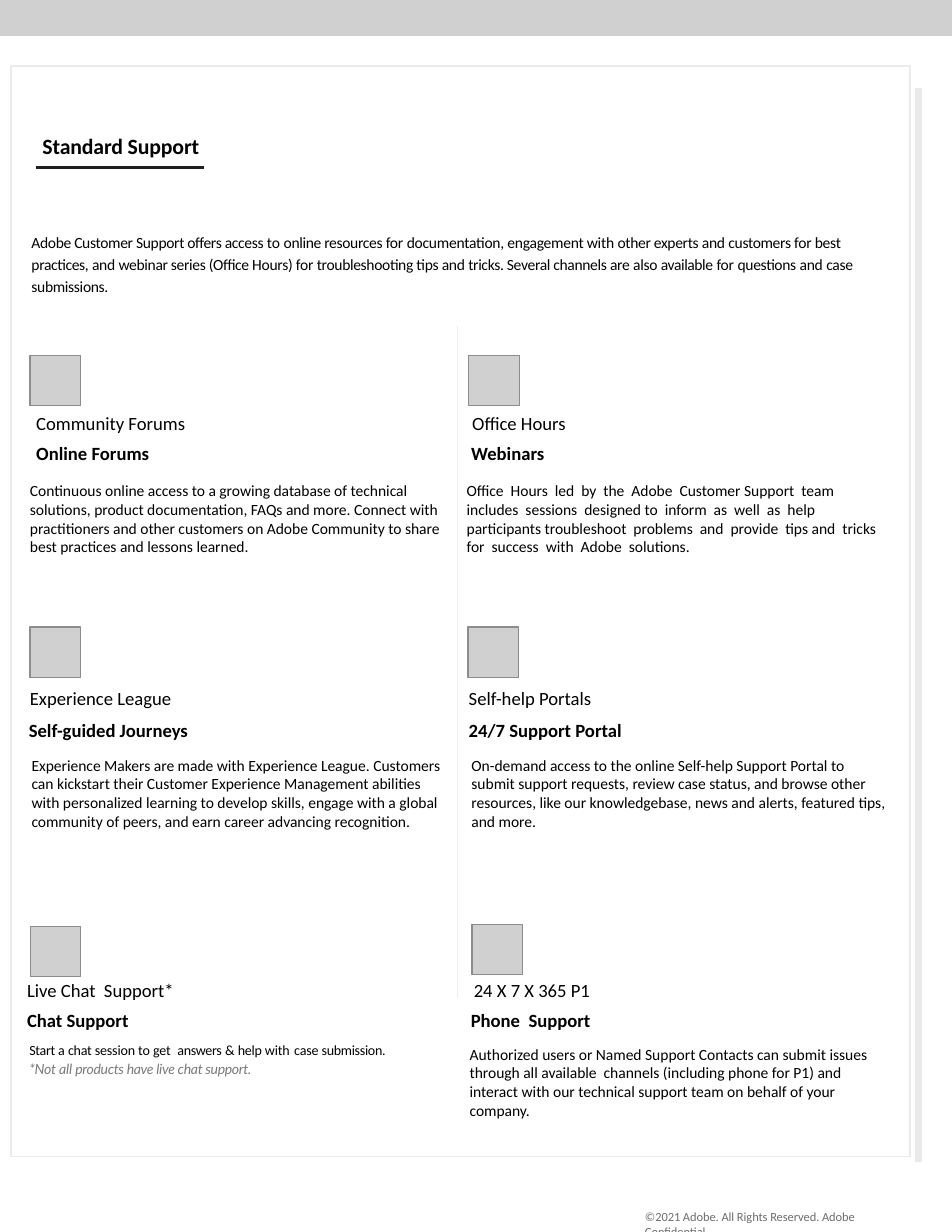
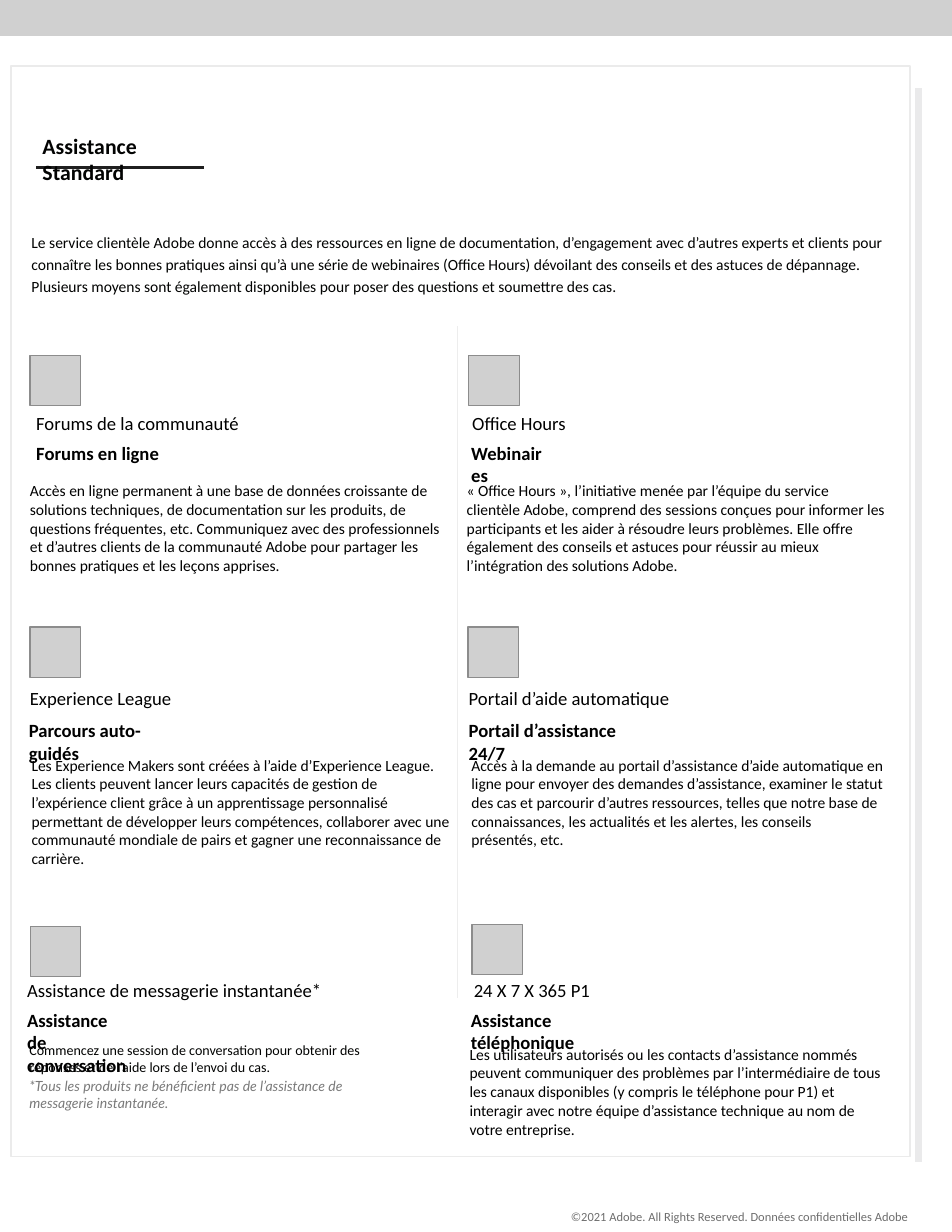
Before and after one commit to AdobeDocs/support-resources.fr-FR, a slide deck: slide 2 of help/data-sheets/assets/StandardSupportDatasheet.pptx. Drawn at 952x1232 pixels with LibreOffice and Linux fonts; fonts in the diff are those of the drawing; grey boxes stand for pictures; background and template pictures are left out. Boxes give left, top, right and bottom in pixels: in the first picture for what was removed or moved away, otherwise in the second. Text is boxed around its words. In the diff, an @@ line names an element or a change of style, - is before the commit and + after.

```diff
--- a/help/data-sheets/assets/StandardSupportDatasheet.pptx
+++ b/help/data-sheets/assets/StandardSupportDatasheet.pptx
@@ text at (42,138,136,180): text changed @@
-Standard Support
+Assistance Standard
@@ text at (31,237,882,295): text changed @@
-Adobe Customer Support offers access to online resources for documentation, engagement with other experts and customers for best practices, and webinar series (Office Hours) for troubleshooting tips and tricks. Several channels are also available for questions and case submissions.
+Le service clientèle Adobe donne accès à des ressources en ligne de documentation, d’engagement avec d’autres experts et clients pour connaître les bonnes pratiques ainsi qu’à une série de webinaires (Office Hours) dévoilant des conseils et des astuces de dépannage. Plusieurs moyens sont également disponibles pour poser des questions et soumettre des cas.
@@ text at (371,259,439,270): text changed @@
-Webinars
+Webinaires
@@ text at (36,417,239,430): text changed @@
-Community Forums
+Forums de la communauté
@@ text at (36,447,159,463): text changed @@
-Online Forums
+Forums en ligne
@@ text at (30,485,439,574): text changed @@
-Continuous online access to a growing database of technical solutions, product documentation, FAQs and more. Connect with practitioners and other customers on Adobe Community to share best practices and lessons learned.
+Accès en ligne permanent à une base de données croissante de solutions techniques, de documentation sur les produits, de questions fréquentes, etc. Communiquez avec des professionnels et d’autres clients de la communauté Adobe pour partager les bonnes pratiques et les leçons apprises.
@@ text at (467,485,884,574): text changed @@
-Office Hours led by the Adobe Customer Support team includes sessions designed to inform as well as help participants troubleshoot problems and provide tips and tricks for success with Adobe solutions.
+« Office Hours », l’initiative menée par l’équipe du service clientèle Adobe, comprend des sessions conçues pour informer les participants et les aider à résoudre leurs problèmes. Elle offre également des conseils et astuces pour réussir au mieux l’intégration des solutions Adobe.
@@ text at (469,692,670,708): text changed @@
-Self-help Portals
+Portail d’aide automatique
@@ text at (29,725,141,765): text changed @@
-Self-guided Journeys
+Parcours auto-guidés
@@ text at (469,723,616,765): text changed @@
-24/7 Support Portal
+Portail d’assistance 24/7
@@ text at (32,757,449,864): text changed @@
-Experience Makers are made with Experience League. Customers can kickstart their Customer Experience Management abilities with personalized learning to develop skills, engage with a global community of peers, and earn career advancing recognition.
+Les Experience Makers sont créées à l’aide d’Experience League. Les clients peuvent lancer leurs capacités de gestion de l’expérience client grâce à un apprentissage personnalisé permettant de développer leurs compétences, collaborer avec une communauté mondiale de pairs et gagner une reconnaissance de carrière.
@@ text at (471,757,883,829): text changed @@
-On-demand access to the online Self-help Support Portal to submit support requests, review case status, and browse other resources, like our knowledgebase, news and alerts, featured tips, and more.
+Accès à la demande au portail d’assistance d’aide automatique en ligne pour envoyer des demandes d’assistance, examiner le statut des cas et parcourir d’autres ressources, telles que notre base de connaissances, les actualités et les alertes, les conseils présentés, etc.
@@ text at (27,984,129,1075): text changed @@
-Chat Support
+Assistance de conversation
@@ text at (471,1014,575,1055): text changed @@
-Phone Support
+Assistance téléphonique
@@ text at (29,1044,360,1093): text changed @@
-Start a chat session to get answers & help with case submission.
-*Not all products have live chat support.
+Commencez une session de conversation pour obtenir des réponses et de l’aide lors de l’envoi du cas.
+*Tous les produits ne bénéficient pas de l’assistance de messagerie instantanée.
@@ text at (470,1046,880,1138): text changed @@
-Authorized users or Named Support Contacts can submit issues through all available channels (including phone for P1) and interact with our technical support team on behalf of your company.
+Les utilisateurs autorisés ou les contacts d’assistance nommés peuvent communiquer des problèmes par l’intermédiaire de tous les canaux disponibles (y compris le téléphone pour P1) et interagir avec notre équipe d’assistance technique au nom de votre entreprise.
@@ text at (29,1080,342,1111): text changed @@
-Live Chat Support*
+Assistance de messagerie instantanée*
@@ text at (571,1212,908,1223): text changed @@
-©2021 Adobe. All Rights Reserved. Adobe Confidential.
+©2021 Adobe. All Rights Reserved. Données confidentielles Adobe
```
Also in this commit, not shown: 2 other slides changed, 7 other files.
